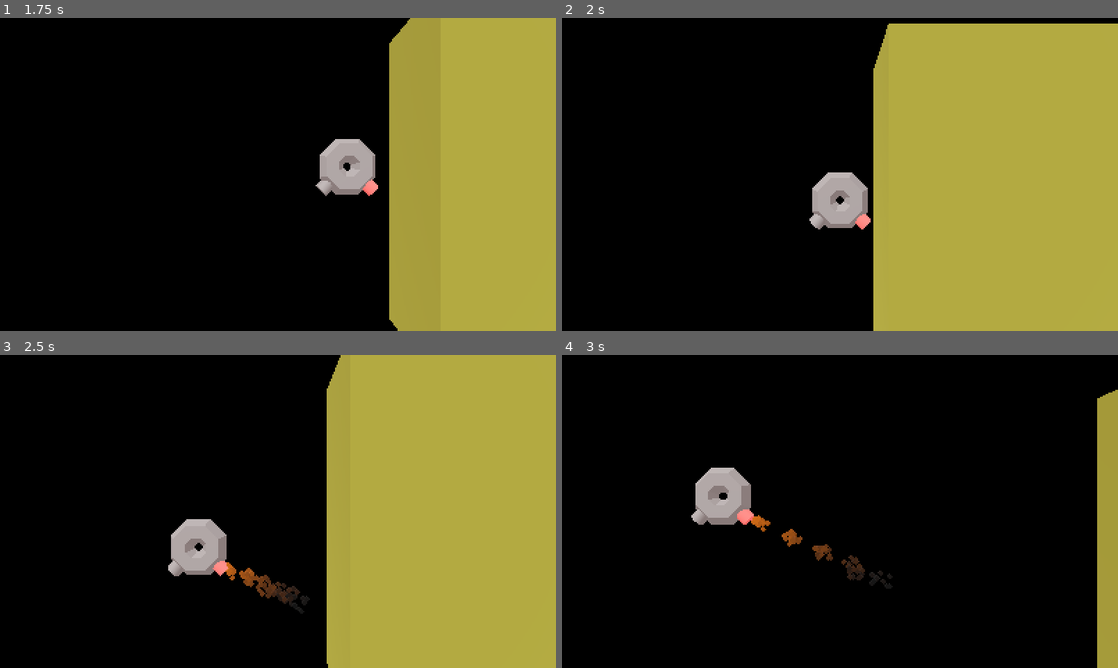
Above: before the commit, frames 1-4 (two rows, left to right).
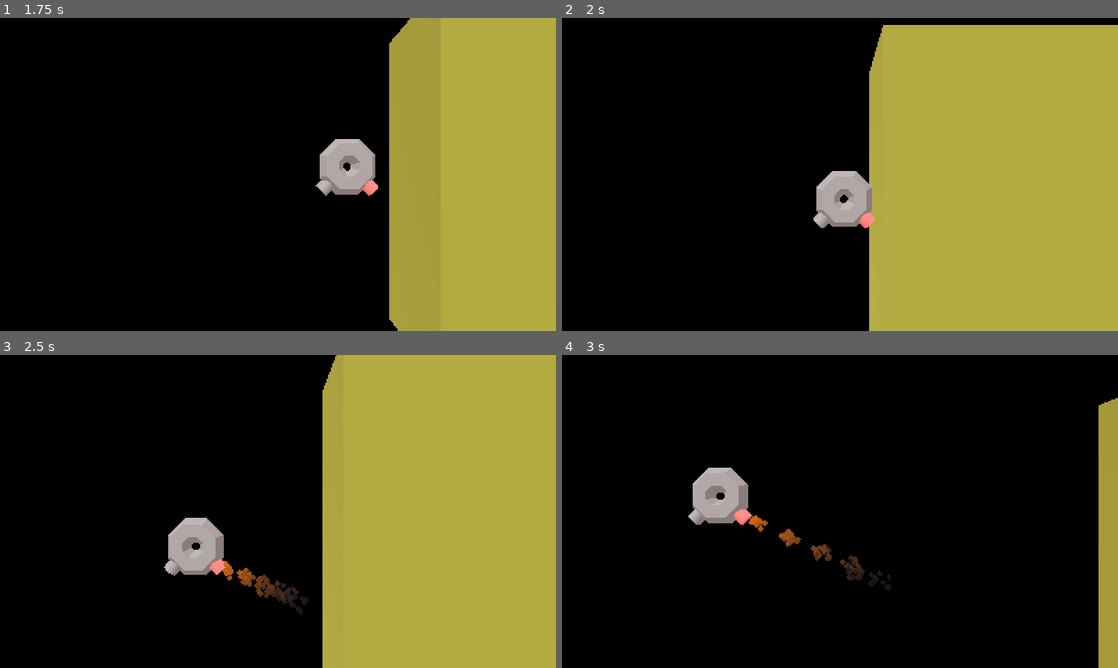
Above: after the commit, the same moments.

Repository: zommerfelds/hover-craft-gmtk-2026
Game: Godot game, scene res://main_scene.tscn
Same seed, same stepped clock (60 frames per second), same inputs: the game is played once before the commit and once after it.
Inputs:
- Up to frame 1 (1.75 s): hold Space (thrust) 0.53-1.28 s
- Up to frame 2 (2 s): no input
- Up to frame 3 (2.5 s): hold Space (thrust) from 2.03 s (still down)
- Up to frame 4 (3 s): keep holding Space (thrust)

Frame 1 is identical in both runs. In frame 2, 1.4% of the frame differs, in the area x 44-100%, y 1-100%; in frame 3, 1.4%; in frame 4, 0.9%.

Commit message:
fix collision shape

Diff:
--- a/main_scene.tscn
+++ b/main_scene.tscn
@@ -4,7 +4,7 @@
 [ext_resource type="Script" uid="uid://562k1573ksec" path="res://camera.gd" id="1_2c62f"]
 
 [sub_resource type="BoxShape3D" id="BoxShape3D_t18f2"]
-size = Vector3(1.733, 1.782668, 1)
+size = Vector3(1.363, 1.313, 1)
 
 [sub_resource type="Gradient" id="Gradient_2c62f"]
 colors = PackedColorArray(0.6666667, 0.34901962, 0, 1, 0, 0, 0, 1)
@@ -65,7 +65,7 @@
 smooth_faces = false
 
 [node name="CollisionShape3D" type="CollisionShape3D" parent="Player" unique_id=733718507]
-transform = Transform3D(1, 0, 0, 0, 1, 0, 0, 0, 1, 0.0020751953, 0.37937954, 0)
+transform = Transform3D(1, 0, 0, 0, 1, 0, 0, 0, 1, 0.0020751953, 0.44548443, 0)
 shape = SubResource("BoxShape3D_t18f2")
 
 [node name="RayCastsBottom" type="Node3D" parent="Player" unique_id=2016030610]
